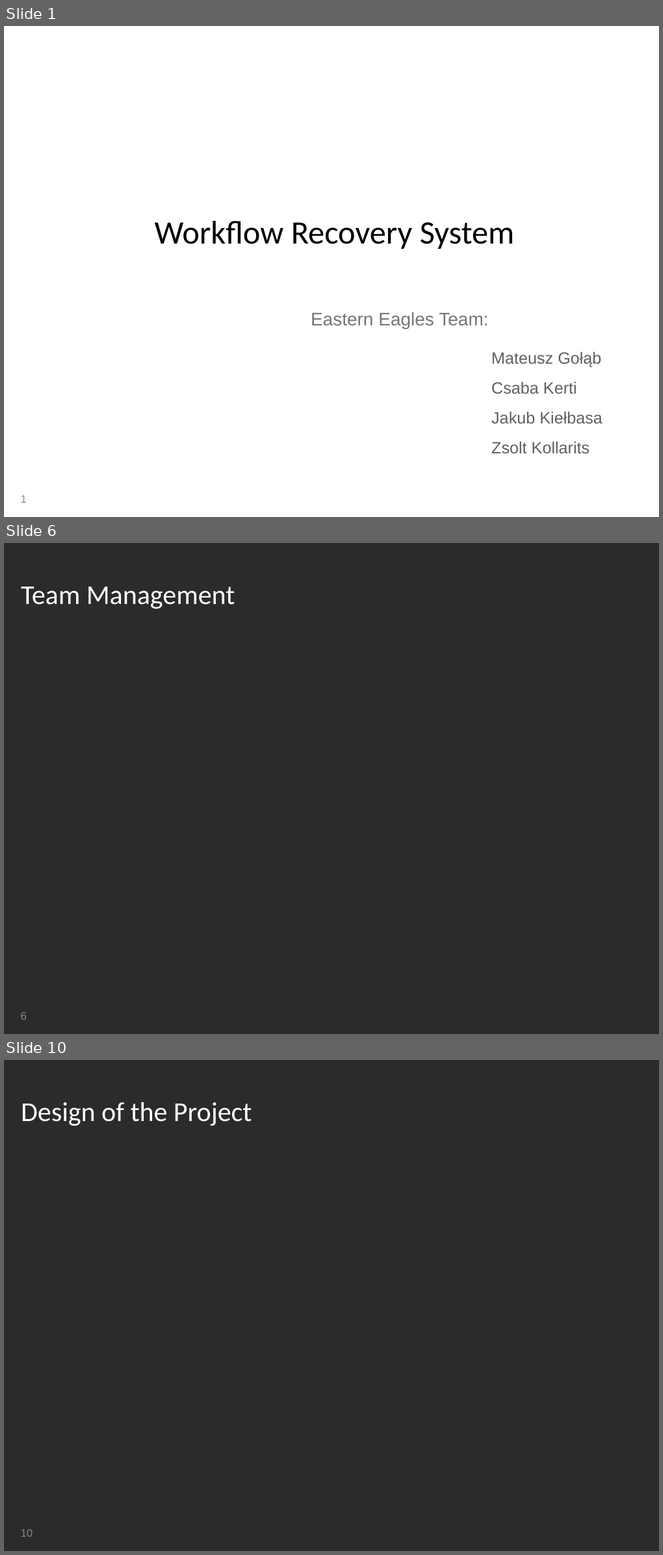
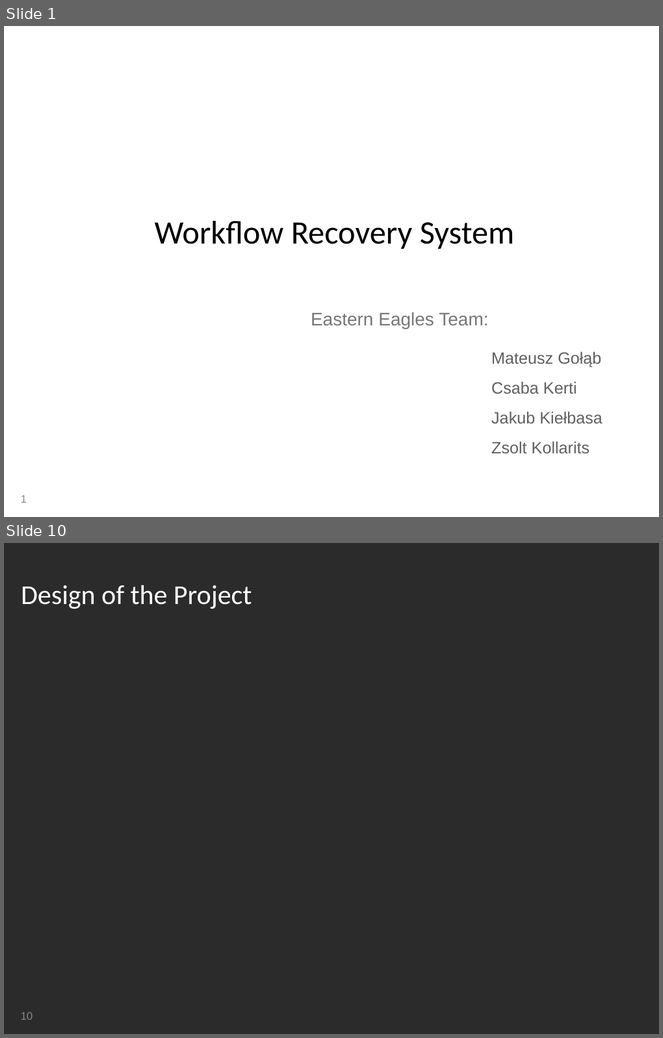
Before and after one commit to mateuszgolab/applications-in-high-end-computing, a slide deck: Presentation/Group Presentation - Kuba.ppt. Shown one above the other, each under a label of ours: slides 1, 6 and 10 before the commit, slides 1 and 10 after it; the slides between them are not shown. The pictures are 663x1555 and 663x1038 pixels, drawn with LibreOffice and Linux fonts; fonts in the diff are those of the drawing; background and template pictures are left out; a plain dark background stands for a picture behind light text. Boxes give left, top, right and bottom in pixels: in the first picture for what was removed or moved away, otherwise in the second. Text is boxed around its words. In the diff, an @@ line names an element or a change of style, - is before the commit and + after.

Commit message:
1. Presentation - part with requirements and managements.

```diff
--- a/Presentation/Group Presentation - Kuba.ppt
+++ b/Presentation/Group Presentation - Kuba.ppt
@@ slide 6 removed at (4,543,659,1034), background picture (left out); not listed: 1 template element that a slide beside it also shows @@
@@ title removed at (21,587,235,609) @@
-Team Management
@@ page number removed at (21,1012,27,1020) @@
-6
```
Also in this commit, not shown: 4 slides changed, 4 slides added, 3 other slides removed, 6 other files.
